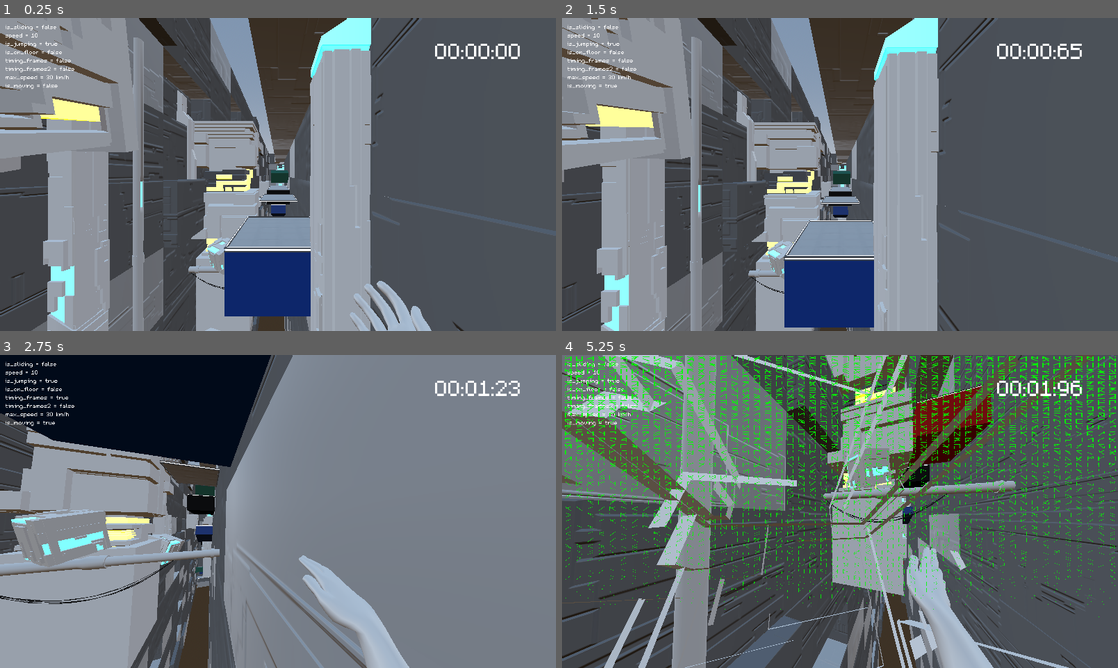
Above: before the commit, frames 1-4 (two rows, left to right).
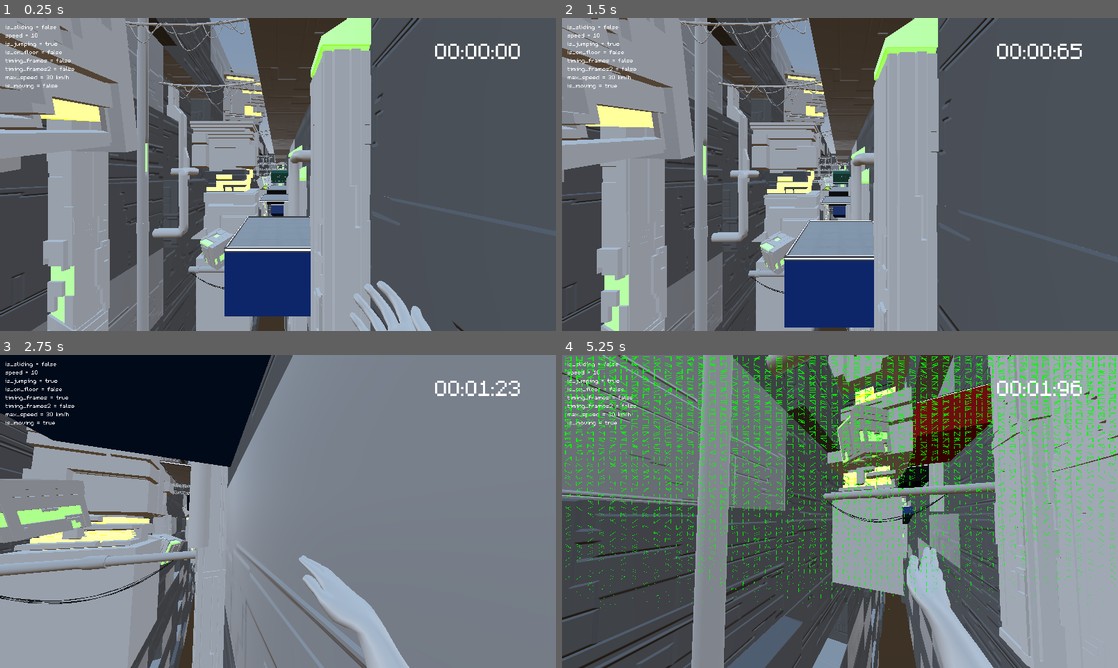
Above: after the commit, the same moments.

Repository: VanixWasTaken/Netrunner
Game: Godot game, scene res://Scenes and Scripts/Blockout_level.tscn
Two runs of this game, one before a commit and one after it. Both use one fixed random seed, a clock stepped at 60 frames per second and the inputs below. This scene is started directly instead of the project's main scene.
Inputs (mouse positions are in pixels of both pictures, inside the frame that each line leads up to):
- Up to frame 1 (0.25 s): no input
- Up to frame 2 (1.5 s): move the mouse to (867, 174) at 0.52 s; press the mouse at (867, 174) at 0.53 s; hold W (forward) from 0.53 s (still down); tap Space (jump) at 0.77 s; move the mouse to (812, 174) at 1.27 s; release the mouse at (812, 174) at 1.28 s; right-click (812, 174) at 1.35 s
- Up to frame 3 (2.75 s): keep holding W (forward); tap Space (jump) at 1.52 s; move the mouse to (289, 505) at 2.02 s; hold Shift (slide) from 2.03 s (still down)
- Up to frame 4 (5.25 s): keep holding W (forward); move the mouse to (834, 517) at 2.77 s; release Shift (slide) at 2.78 s; click (834, 517) at 2.85 s; tap Space (jump) at 3.02, 3.77, 4.52 s; move the mouse to (878, 514) at 3.52 s; hold Right mouse button (mouse_right) 3.53-4.28 s; move the mouse to (795, 508) at 4.27 s; tap Shift (slide) at 4.35 s; move the mouse to (845, 511) at 5.02 s; press the mouse at (845, 511) at 5.03 s

The runs differ from the first frame. In frame 1, 6.8% of the frame differs, in the area x 9-67%, y 0-100%; in frame 2, 7.3%; in frame 3, 7.1%; in frame 4, 35%, in the area x 0-100%, y 0-100%.
Error in both runs: Attempt to call function 'play' in base 'null instance' on a null instance. (res://Scenes)

Commit message:
LevelAsset02

Diff:
--- /dev/null
+++ b/Assets/Mesh/MeshScenes/monitor_big.tscn
@@ -0,0 +1,8 @@
+[gd_scene load_steps=2 format=3 uid="uid://4iwqknxns6jw"]
+
+[ext_resource type="PackedScene" uid="uid://bikjqkrvfuvwf" path="res://Assets/Mesh/MonitorBig.glb" id="1_a0sds"]
+
+[node name="MonitorBig" instance=ExtResource("1_a0sds")]
+
+[node name="MonitprBig" parent="." index="0"]
+transform = Transform3D(1, 0, 0, 0, 1, 0, 0, 0, 1, -0.0301037, -10.3124, 8.76085)
--- /dev/null
+++ b/Assets/Mesh/MeshScenes/pipe_medium_042.tscn
@@ -0,0 +1,8 @@
+[gd_scene load_steps=2 format=3 uid="uid://byos2hbousu4n"]
+
+[ext_resource type="PackedScene" uid="uid://c6wjl1nyyue8i" path="res://Assets/Mesh/PipeMedium04.glb" id="1_cdy18"]
+
+[node name="PipeMedium042" instance=ExtResource("1_cdy18")]
+
+[node name="PipeMedium04" parent="." index="0"]
+transform = Transform3D(0, 1, 0, -1, 0, 0, 0, 0, 1, -0.657182, -3.82913, 2.43126)
--- /dev/null
+++ b/Assets/Mesh/MeshScenes/pipe_medium_062.tscn
@@ -0,0 +1,8 @@
+[gd_scene load_steps=2 format=3 uid="uid://ddo7u0tjctj4v"]
+
+[ext_resource type="PackedScene" uid="uid://dlxqcylacbvjd" path="res://Assets/Mesh/PipeMedium06.glb" id="1_4coqk"]
+
+[node name="PipeMedium062" instance=ExtResource("1_4coqk")]
+
+[node name="PipeMedium06" parent="." index="0"]
+transform = Transform3D(0, 0, 1, 0, 1, 0, -1, 0, 0, -0.0314374, 0, -0.0954634)
--- a/Scenes and Scripts/Blockout_level.tscn
+++ b/Scenes and Scripts/Blockout_level.tscn
@@ -13,8 +13,16 @@
 [ext_resource type="PackedScene" uid="uid://ccf7r4k6iwexb" path="res://Assets/Mesh/MeshScenes/fragment_cube_02.tscn" id="11_x35g2"]
 [ext_resource type="PackedScene" uid="uid://dre766f4rnl1q" path="res://Assets/Mesh/PipeMedium01.glb" id="11_y18g1"]
 [ext_resource type="PackedScene" uid="uid://cwskx1jjybpjt" path="res://Assets/Mesh/MeshScenes/pipe_medium_022.tscn" id="12_koo8i"]
-[ext_resource type="PackedScene" uid="uid://b2v1bnc3mqnk0" path="res://Assets/Mesh/PillarBig.glb" id="13_prxxv"]
 [ext_resource type="PackedScene" uid="uid://c0pjws4yjjdtg" path="res://Assets/Mesh/MeshScenes/fragment_tower.tscn" id="14_7ihcd"]
+[ext_resource type="PackedScene" uid="uid://cnjx303u66fv" path="res://Assets/Mesh/MeshScenes/pillar_big.tscn" id="15_xad6i"]
+[ext_resource type="PackedScene" uid="uid://4iwqknxns6jw" path="res://Assets/Mesh/MeshScenes/monitor_big.tscn" id="16_iapg7"]
+[ext_resource type="PackedScene" uid="uid://cs1qal1ylhbn6" path="res://Assets/Mesh/LeitungSeil_1.glb" id="16_ovyyf"]
+[ext_resource type="PackedScene" uid="uid://btb88xje3vb86" path="res://Assets/Mesh/LeitungSeil_2.glb" id="17_f8atw"]
+[ext_resource type="PackedScene" uid="uid://cb3vhs7fmpewc" path="res://Assets/Mesh/MetallbinderKabel.glb" id="17_scxsb"]
+[ext_resource type="Material" uid="uid://bukiu7ytt72f2" path="res://Shader/Materials/EmissionOrange.tres" id="17_y51xm"]
+[ext_resource type="PackedScene" uid="uid://t2yuwkaunilr" path="res://Assets/Mesh/HindernisMaybe.glb" id="18_1pq1i"]
+[ext_resource type="PackedScene" uid="uid://byos2hbousu4n" path="res://Assets/Mesh/MeshScenes/pipe_medium_042.tscn" id="20_5c14q"]
+[ext_resource type="PackedScene" uid="uid://ddo7u0tjctj4v" path="res://Assets/Mesh/MeshScenes/pipe_medium_062.tscn" id="21_f0en2"]
 
 [sub_resource type="ProceduralSkyMaterial" id="ProceduralSkyMaterial_5c3df"]
 sky_horizon_color = Color(0.64625, 0.65575, 0.67075, 1)
@@ -305,12 +313,14 @@
 
 [node name="Box21" type="CSGBox3D" parent="CSGBoxes/Boxes" groups=["red"]]
 transform = Transform3D(1, 0, 0, 0, 0.930053, -0.367427, 0, 0.367427, 0.930053, -0.816992, -10.2099, -104.965)
+visible = false
 material_override = SubResource("StandardMaterial3D_5thim")
 use_collision = true
 size = Vector3(5, 3, 2)
 
 [node name="Box19" type="CSGBox3D" parent="CSGBoxes/Boxes"]
 transform = Transform3D(1, 0, 0, 0, 0.930053, -0.367427, 0, 0.367427, 0.930053, -0.816992, -7.73285, -104.486)
+visible = false
 material_override = SubResource("StandardMaterial3D_if8om")
 use_collision = true
 size = Vector3(5, 3, 2)
@@ -439,13 +449,13 @@
 transform = Transform3D(0.97237, 0.0505268, 0.227912, 0, 0.976296, -0.21644, -0.233445, 0.210459, 0.949321, -8.9653, 9.83448, 4.47658)
 
 [node name="FragmentCube013" parent="Assets/Fragments" instance=ExtResource("10_6kh0x")]
-transform = Transform3D(0.525544, 0, 0.278978, 0, 0.595, 0, -0.278978, 0, 0.525544, -8.27879, 8.49693, 12.806)
+transform = Transform3D(0.525544, 0, 0.278978, 0, 0.595, 0, -0.278978, 0, 0.525544, -8.27879, 8.49693, 9.95961)
 
 [node name="FragmentCube022" parent="Assets/Fragments" instance=ExtResource("11_x35g2")]
-transform = Transform3D(1.26937, 0.859208, 0.458774, 0, 0.753619, -1.4114, -0.974018, 1.11974, 0.597886, -7.2072, -7.24746, -4.74851)
+transform = Transform3D(1.26564, 0.863482, 0.461056, 2.9028e-08, 0.753619, -1.4114, -0.978863, 1.11645, 0.596128, -7.2072, 3.47124, -75.7446)
 
 [node name="FragmentCube023" parent="Assets/Fragments" instance=ExtResource("11_x35g2")]
-transform = Transform3D(0.741923, -0.584748, 0.100596, -0.0674184, -0.243103, -0.915891, 0.589495, 0.708146, -0.231354, -7.99752, -2.65207, -15.1177)
+transform = Transform3D(0.741923, -0.584748, 0.100596, -0.0674184, -0.243103, -0.915891, 0.589495, 0.708146, -0.231354, -7.99752, -1.07912, -12.9976)
 
 [node name="FragmentCube024" parent="Assets/Fragments" instance=ExtResource("11_x35g2")]
 transform = Transform3D(0.560333, 1.41358, -0.497801, 0, -0.531458, -1.50915, -1.49868, 0.528517, -0.18612, -8.18073, -7.24746, -38.3755)
@@ -483,6 +493,48 @@
 [node name="FragmentTowerBig9" parent="Assets/Fragments" instance=ExtResource("10_hq7em")]
 transform = Transform3D(2.73, 0, 0, 0, 2.73, 0, 0, 0, 2.73, 16.5359, -9.39661, -204.805)
 
+[node name="Cube_011_RLExtr_001" parent="Assets/Fragments/FragmentTowerBig9/Cube_011" index="1"]
+surface_material_override/0 = ExtResource("11_fxqcc")
+
+[node name="Cube_011_RLExtr_002" parent="Assets/Fragments/FragmentTowerBig9/Cube_011" index="2"]
+surface_material_override/0 = ExtResource("11_fxqcc")
+
+[node name="FragmentCube025" parent="Assets/Fragments" instance=ExtResource("11_x35g2")]
+transform = Transform3D(0.65839, 1.66096, -0.584919, -5.45925e-08, -0.624465, -1.77326, -1.76094, 0.621008, -0.218692, -12.6611, 9.83456, -51.4816)
+
+[node name="FragmentCube015" parent="Assets/Fragments" instance=ExtResource("10_6kh0x")]
+transform = Transform3D(1.32729, 0.0689689, 0.311099, 0, 1.33264, -0.29544, -0.318652, 0.287277, 1.29582, -8.38194, 19.7279, -26.0715)
+
+[node name="FragmentCube026" parent="Assets/Fragments" instance=ExtResource("11_x35g2")]
+transform = Transform3D(1.26564, 0.863482, 0.461056, 2.9028e-08, 0.753619, -1.4114, -0.978863, 1.11645, 0.596128, -8.15967, -5.67308, -143.273)
+
+[node name="FragmentCube02" parent="Assets/Fragments/FragmentCube026" index="0"]
+surface_material_override/0 = ExtResource("17_y51xm")
+
+[node name="FragmentCube027" parent="Assets/Fragments" instance=ExtResource("11_x35g2")]
+transform = Transform3D(1.26564, 0.863482, 0.461056, 2.9028e-08, 0.753619, -1.4114, -0.978863, 1.11645, 0.596128, 10.1098, 0.660484, -186.796)
+
+[node name="FragmentCube028" parent="Assets/Fragments" instance=ExtResource("11_x35g2")]
+transform = Transform3D(-0.795193, -1.40091, -1.6206, -1.73224, -0.596459, 1.36557, -1.26025, 1.7038, -0.854447, -7.07162, 7.18568, -202.515)
+
+[node name="FragmentCube029" parent="Assets/Fragments" instance=ExtResource("11_x35g2")]
+transform = Transform3D(1.6, 0, 0, 0, 1.6, 0, 0, 0, 1.6, -9.46939, -3.28434, -127.005)
+
+[node name="FragmentCube02" parent="Assets/Fragments/FragmentCube029" index="0"]
+surface_material_override/0 = ExtResource("17_y51xm")
+
+[node name="Cube_022_RLExtr" parent="Assets/Fragments/FragmentCube029/FragmentCube02" index="0"]
+transform = Transform3D(1, 0, 0, 0, 1, 0, 0, 0, 1, 0, 0, 0)
+
+[node name="FragmentCube030" parent="Assets/Fragments" instance=ExtResource("11_x35g2")]
+transform = Transform3D(0.343577, 0, 1.56267, 0, 1.6, 0, -1.56268, 0, 0.343576, -12.5143, -15.0113, -125.979)
+
+[node name="FragmentCube02" parent="Assets/Fragments/FragmentCube030" index="0"]
+surface_material_override/0 = ExtResource("17_y51xm")
+
+[node name="FragmentCube031" parent="Assets/Fragments" instance=ExtResource("11_x35g2")]
+transform = Transform3D(1.6, 0, 0, 0, 1.6, 0, 0, 0, 1.6, 7.06326, -27.2803, -189.38)
+
 [node name="Pipes" type="Node3D" parent="Assets"]
 
 [node name="PipeMedium012" parent="Assets/Pipes" instance=ExtResource("11_y18g1")]
@@ -492,7 +544,7 @@
 transform = Transform3D(1.27, 0, 0, 0, 1.27, 0, 0, 0, 1.27, -6.06811, -2.91303, -15.612)
 
 [node name="PipeMedium023" parent="Assets/Pipes" instance=ExtResource("12_koo8i")]
-transform = Transform3D(1, 0, 0, 0, 1, 0, 0, 0, 1, -4.89901, -1.0024, -2.23432)
+transform = Transform3D(1.115, 0, 0, 0, 1.115, 0, 0, 0, 1.115, -4.09537, 0.916982, -2.23432)
 
 [node name="PipeMedium022" parent="Assets/Pipes" instance=ExtResource("12_koo8i")]
 transform = Transform3D(1, 0, 0, 0, 1, 0, 0, 0, 1, -6.8376, -1.14892, 9.55512)
@@ -503,16 +555,122 @@
 [node name="PipeMedium025" parent="Assets/Pipes" instance=ExtResource("12_koo8i")]
 transform = Transform3D(1, 0, 0, 0, 1, 0, 0, 0, 1, -6.8376, -1.14892, 13.504)
 
+[node name="MetallbinderKabel" parent="Assets/Pipes" instance=ExtResource("17_scxsb")]
+transform = Transform3D(1.17, 0, 0, 0, 1.17, 0, 0, 0, 1.17, 1.23753, 6.54656, -43.5533)
+
+[node name="MetallbinderKabel2" parent="Assets/Pipes" instance=ExtResource("17_scxsb")]
+transform = Transform3D(1.17, 0, 0, 0, 1.17, 0, 0, 0, 1.17, 1.23753, 9.87366, -50.8424)
+
+[node name="MetallbinderKabel3" parent="Assets/Pipes" instance=ExtResource("17_scxsb")]
+transform = Transform3D(1.17, 0, 0, 0, 1.17, 0, 0, 0, 1.17, 1.23753, -1.52338, -105.641)
+
+[node name="PipeMedium042" parent="Assets/Pipes" instance=ExtResource("20_5c14q")]
+transform = Transform3D(-4.83011e-08, 0, 1.105, 0, 1.105, 0, -1.105, 0, -4.83011e-08, 2.76696, 3.67806, -5.89018)
+
+[node name="PipeMedium043" parent="Assets/Pipes" instance=ExtResource("20_5c14q")]
+transform = Transform3D(-4.70391e-10, 1.10495, 0.0107613, 4.82988e-08, 0.0107613, -1.10495, -1.105, 0, -4.83011e-08, -14.5291, 4.51417, -9.7149)
+
+[node name="LeitungSeil_12" parent="Assets/Pipes" instance=ExtResource("16_ovyyf")]
+transform = Transform3D(1.085, 0, 0, 0, 1.085, 0, 0, 0, 1.085, -7.25446, 16.7044, -4.34427)
+
+[node name="LeitungSeil_13" parent="Assets/Pipes" instance=ExtResource("16_ovyyf")]
+transform = Transform3D(1.085, 0, 0, 0, 1.085, 0, 0, 0, 1.085, -7.25446, 15.1454, -9.53126)
+
+[node name="LeitungSeil_14" parent="Assets/Pipes" instance=ExtResource("16_ovyyf")]
+transform = Transform3D(1.085, 0, 0, 0, 1.085, 0, 0, 0, 1.085, -7.25446, 15.1454, -28.654)
+
+[node name="LeitungSeil_22" parent="Assets/Pipes" instance=ExtResource("17_f8atw")]
+transform = Transform3D(1.12, 0, 0, 0, 1.12, 0, 0, 0, 1.12, -7.44539, 16.2946, -36.6096)
+
+[node name="LeitungSeil_23" parent="Assets/Pipes" instance=ExtResource("17_f8atw")]
+transform = Transform3D(1.12, 0, 0, 0, 1.12, 0, 0, 0, 1.12, -7.44539, 13.991, -64.1909)
+
+[node name="LeitungSeil_24" parent="Assets/Pipes" instance=ExtResource("17_f8atw")]
+transform = Transform3D(1.12, 0, 0, 0, 1.12, 0, 0, 0, 1.12, -7.44539, 13.5585, -66.4356)
+
+[node name="LeitungSeil_25" parent="Assets/Pipes" instance=ExtResource("17_f8atw")]
+transform = Transform3D(1.12, 0, 0, 0, 1.12, 0, 0, 0, 1.12, -7.44539, 13.5585, -100.965)
+
+[node name="LeitungSeil_26" parent="Assets/Pipes" instance=ExtResource("17_f8atw")]
+transform = Transform3D(1.425, 0, 0, 0, 1.425, 0, 0, 0, 1.425, -7.44539, 13.5585, -109.517)
+
+[node name="LeitungSeil_27" parent="Assets/Pipes" instance=ExtResource("17_f8atw")]
+transform = Transform3D(1.12, 0, 0, 0, 1.12, 0, 0, 0, 1.12, -7.44539, 14.0599, -107.594)
+
+[node name="MetallbinderKabel4" parent="Assets/Pipes" instance=ExtResource("17_scxsb")]
+transform = Transform3D(1.17, 0, 0, 0, 1.17, 0, 0, 0, 1.17, 1.23753, -7.00864, -137.051)
+
+[node name="MetallbinderKabel5" parent="Assets/Pipes" instance=ExtResource("17_scxsb")]
+transform = Transform3D(1.48, 0, 0, 0, 1.48, 0, 0, 0, 1.48, 6.93023, -27.6121, -189.073)
+
 [node name="Pillar" type="Node3D" parent="Assets"]
-
-[node name="PillarBig2" parent="Assets/Pillar" instance=ExtResource("13_prxxv")]
-transform = Transform3D(1, 0, 0, 0, 1, 0, 0, 0, 1, -4.86447, 8.56461, -10.992)
 
 [node name="FragmentTower" parent="Assets/Pillar" instance=ExtResource("14_7ihcd")]
 transform = Transform3D(1, 0, 0, 0, 1, 0, 0, 0, 1, -12.07, 0, -2.05475)
 
 [node name="FragmentTower2" parent="Assets/Pillar" instance=ExtResource("14_7ihcd")]
 transform = Transform3D(-1, 0, -8.74228e-08, 0, 1, 0, 8.74228e-08, 0, -1, 0.780349, 0.22543, 1.77352)
+
+[node name="FragmentTower3" parent="Assets/Pillar" instance=ExtResource("14_7ihcd")]
+transform = Transform3D(-1, 0, -8.74228e-08, 0, 1, 0, 8.74228e-08, 0, -1, 0.780349, -3.78634, -10.3769)
+
+[node name="FragmentTower4" parent="Assets/Pillar" instance=ExtResource("14_7ihcd")]
+transform = Transform3D(-1, 0, -8.74228e-08, 0, 1, 0, 8.74228e-08, 0, -1, 0.780349, -1.35338, -13.5871)
+
+[node name="PillarBig2" parent="Assets/Pillar" instance=ExtResource("15_xad6i")]
+transform = Transform3D(1, 0, 0, 0, 1, 0, 0, 0, 1, -12.7745, 8.59818, -13.8705)
+
+[node name="PillarBig3" parent="Assets/Pillar" instance=ExtResource("15_xad6i")]
+transform = Transform3D(-1, 0, -8.74228e-08, 0, 1, 0, 8.74228e-08, 0, -1, 0.741977, 1.04511, -27.952)
+
+[node name="FragmentTower5" parent="Assets/Pillar" instance=ExtResource("14_7ihcd")]
+transform = Transform3D(-1, 0, -8.74228e-08, 0, 1, 0, 8.74228e-08, 0, -1, 0.822867, -11.2882, -76.2309)
+
+[node name="FragmentTower6" parent="Assets/Pillar" instance=ExtResource("14_7ihcd")]
+transform = Transform3D(-0.00404904, 0, -0.999992, 0, 1, 0, 0.999992, 0, -0.00404904, -11.4279, -10.7789, -101.282)
+
+[node name="Cube_023" parent="Assets/Pillar/FragmentTower6" index="0"]
+transform = Transform3D(0.793141, 0, 6.98492e-10, 0, 0.793141, 0, -6.98492e-10, 0, 0.793141, 0.0285721, -0.126997, 0.0948439)
+surface_material_override/0 = ExtResource("17_y51xm")
+
+[node name="Cube_023_RLExtr_005" parent="Assets/Pillar/FragmentTower6/Cube_025" index="1"]
+transform = Transform3D(1, 0, 0, 0, 1, 0, 0, 0, 1, 0.118591, -0.0294037, 0.108544)
+
+[node name="FragmentTower7" parent="Assets/Pillar" instance=ExtResource("14_7ihcd")]
+transform = Transform3D(1, 0, 0, 0, 1, 0, 0, 0, 1, -10.7373, -22.4227, -135.394)
+
+[node name="Cube_023" parent="Assets/Pillar/FragmentTower7" index="0"]
+transform = Transform3D(0.793141, 0, 0, 0, 0.793141, 0, 0, 0, 0.793141, 0.0314178, -0.126997, 0.0791626)
+surface_material_override/0 = ExtResource("17_y51xm")
+
+[node name="FragmentTower8" parent="Assets/Pillar" instance=ExtResource("14_7ihcd")]
+transform = Transform3D(1, 0, 0, 0, 1, 0, 0, 0, 1, -11.6656, -24.1519, -130.591)
+
+[node name="Cube_023" parent="Assets/Pillar/FragmentTower8" index="0"]
+transform = Transform3D(0.793141, 0, 0, 0, 0.793141, 0, 0, 0, 0.793141, 0.0314178, -0.126997, 0.0791626)
+surface_material_override/0 = ExtResource("17_y51xm")
+
+[node name="Monitor" type="Node3D" parent="Assets"]
+
+[node name="MonitorBig" parent="Assets/Monitor" instance=ExtResource("16_iapg7")]
+transform = Transform3D(-1.455, 0, 0, 0, 1.455, -2.19699e-07, 0, 2.19699e-07, 1.455, 15.7927, 9.25707, -196.459)
+
+[node name="PortalFrame3" parent="Assets" instance=ExtResource("6_cx068")]
+transform = Transform3D(-2, 0, -1.74846e-07, 0, 2, 0, 1.74846e-07, 0, -2, -7.75183, 1.99901, 14.6032)
+
+[node name="Obstacle" type="Node3D" parent="."]
+
+[node name="HindernisMaybe2" parent="Obstacle" instance=ExtResource("18_1pq1i")]
+transform = Transform3D(1, 0, 0, 0, 1, 0, 0, 0, 1, -2.11181, -8.31195, -97.1948)
+
+[node name="PipeMedium042" parent="Obstacle" instance=ExtResource("20_5c14q")]
+transform = Transform3D(-4.83011e-08, 0, 1.105, 0, 1.105, 0, -1.105, 0, -4.83011e-08, -0.515152, -11.4022, -103.882)
+
+[node name="PipeMedium062" parent="Obstacle" instance=ExtResource("21_f0en2")]
+transform = Transform3D(-1.40956, 0.123941, -5.41761e-09, 0, -6.18516e-08, -1.415, -0.123941, -1.40956, 6.16139e-08, 0.249977, -7.87615, -104.222)
+
+[node name="PipeMedium043" parent="Obstacle" instance=ExtResource("20_5c14q")]
+transform = Transform3D(-6.9064e-08, 0, 1.58, 0, 1.58, 0, -1.58, 0, -6.9064e-08, 1.87403, -15.4786, -104.408)
 
 [connection signal="body_entered" from="DeathArea" to="." method="_on_death_area_body_entered"]
 [connection signal="body_entered" from="Goal" to="." method="_on_goal_body_entered"]
@@ -522,4 +680,14 @@
 [editable path="Assets/shell_plattform"]
 [editable path="Assets/Fragments/FragmentTowerBig4"]
 [editable path="Assets/Fragments/FragmentTowerBig5"]
+[editable path="Assets/Fragments/FragmentTowerBig9"]
+[editable path="Assets/Fragments/FragmentCube026"]
+[editable path="Assets/Fragments/FragmentCube029"]
+[editable path="Assets/Fragments/FragmentCube030"]
 [editable path="Assets/Pillar/FragmentTower2"]
+[editable path="Assets/Pillar/FragmentTower3"]
+[editable path="Assets/Pillar/FragmentTower4"]
+[editable path="Assets/Pillar/FragmentTower5"]
+[editable path="Assets/Pillar/FragmentTower6"]
+[editable path="Assets/Pillar/FragmentTower7"]
+[editable path="Assets/Pillar/FragmentTower8"]
--- a/Shader/Materials/EmissionGreen.tres
+++ b/Shader/Materials/EmissionGreen.tres
@@ -2,5 +2,5 @@
 
 [resource]
 emission_enabled = true
-emission = Color(0, 0.750112, 0.352161, 1)
+emission = Color(0.0373413, 0.75844, 3.85046e-07, 1)
 emission_energy_multiplier = 10.3
Binary file added: Assets/Mesh/HindernisMaybe.glb
Not shown, added: Assets/Mesh/HindernisMaybe.glb.import
Binary file added: Assets/Mesh/LeitungSeil_1.glb
Not shown, added: Assets/Mesh/LeitungSeil_1.glb.import
Binary file added: Assets/Mesh/LeitungSeil_2.glb
Not shown, added: Assets/Mesh/LeitungSeil_2.glb.import
Binary file added: Assets/Mesh/MetallbinderKabel.glb
Not shown, added: Assets/Mesh/MetallbinderKabel.glb.import
Not shown: 1 places in Scenes and Scripts/Blockout_level.tscn that only renumber resources
